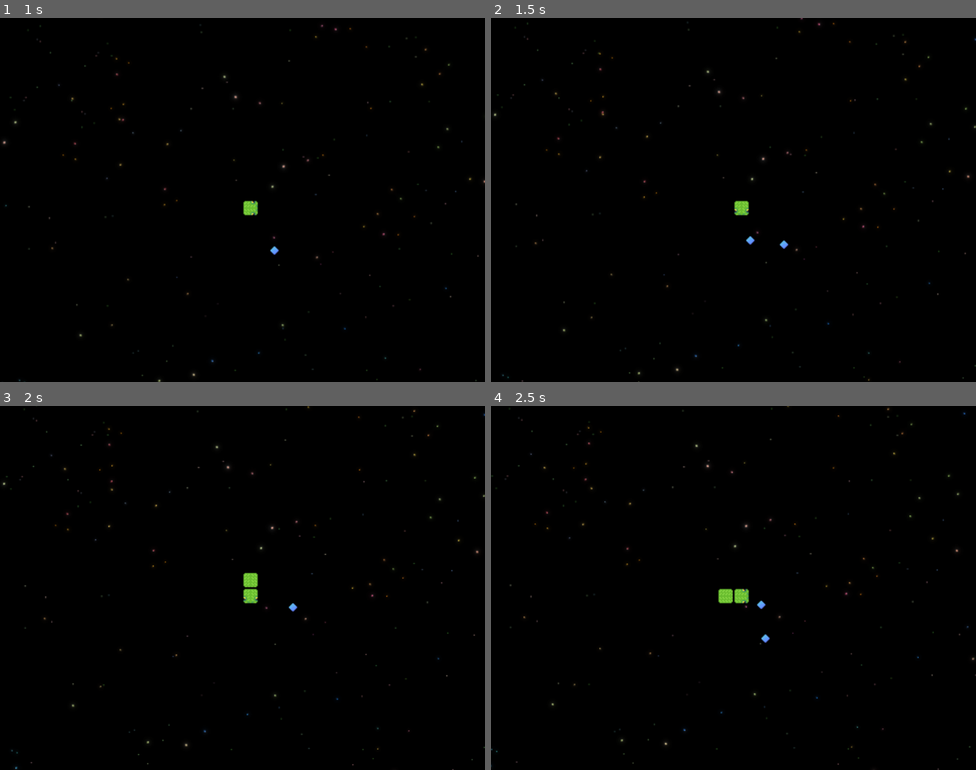
Above: before the commit, frames 1-4 (two rows, left to right).
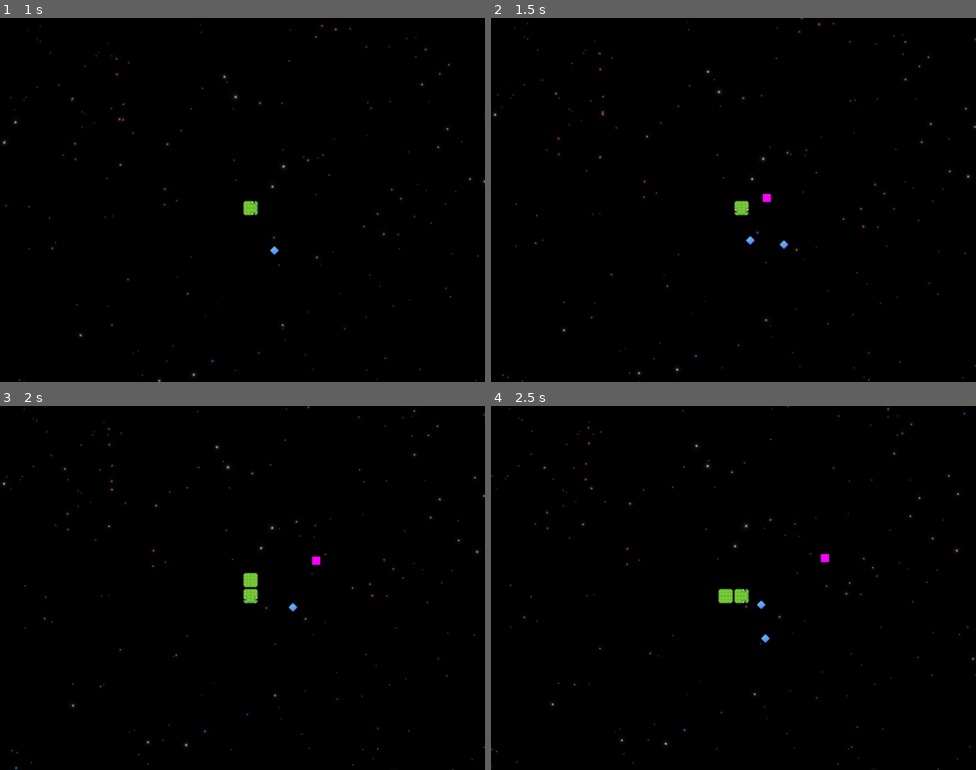
Above: after the commit, the same moments.

Repository: jaerrib/space-snake-survivor
Game: Godot game, scene res://scenes/level/level.tscn
Same seed, same stepped clock (60 frames per second), same inputs: the game is played once before the commit and once after it.
Inputs:
- Up to frame 1 (1 s): hold D (right) from 0.53 s (still down); tap P (xp_spawn) at 0.6 s
- Up to frame 2 (1.5 s): release D (right) at 1.28 s; hold S (down) from 1.28 s (still down); tap P (xp_spawn) at 1.35 s
- Up to frame 3 (2 s): keep holding S (down)
- Up to frame 4 (2.5 s): release S (down) at 2.03 s; hold D (right) from 2.03 s (still down); tap P (xp_spawn) at 2.1 s

Frame 1 is identical in both runs. In frame 2, less than 0.1% of the frame differs, in the area x 55-58%, y 48-51%; in frame 3, less than 0.1%, in the area x 64-67%, y 41-44%; in frame 4, less than 0.1%.

Commit message:
Add weapon manager, update player attack and collision layers

Diff:
--- a/scenes/object_maker/object_maker.gd
+++ b/scenes/object_maker/object_maker.gd
@@ -49,3 +49,8 @@
 	scene.position = start_pos
 	scene.setup(direction, speed, flip_sprite)
 	call_deferred(ADD_OBJECT, scene, start_pos)
+
+
+func add_object(obj: Node, global_position: Vector2) -> void:
+	add_child(obj)
+	obj.global_position = global_position
--- a/scenes/snake/segment.tscn
+++ b/scenes/snake/segment.tscn
@@ -16,7 +16,7 @@
 frame = 1
 
 [node name="Area2D" type="Area2D" parent="."]
-collision_layer = 2
+collision_layer = 0
 collision_mask = 8
 
 [node name="CollisionShape2D" type="CollisionShape2D" parent="Area2D"]
--- a/scenes/snake/snake.tscn
+++ b/scenes/snake/snake.tscn
@@ -1,8 +1,9 @@
-[gd_scene load_steps=6 format=3 uid="uid://myxpskh0ubg0"]
+[gd_scene load_steps=7 format=3 uid="uid://myxpskh0ubg0"]
 
 [ext_resource type="Script" uid="uid://b2nc1ih7ldqom" path="res://scenes/snake/snake.gd" id="1_4ska3"]
 [ext_resource type="PackedScene" uid="uid://8qwve0r7dghn" path="res://scenes/player_cam/player_cam.tscn" id="2_h1wbu"]
 [ext_resource type="Texture2D" uid="uid://mx3estf5ra65" path="res://assets/player/snake.png" id="2_reko3"]
+[ext_resource type="PackedScene" uid="uid://blptdmarkhjn0" path="res://scenes/weapon_manager/weapon_manager.tscn" id="4_reko3"]
 
 [sub_resource type="RectangleShape2D" id="RectangleShape2D_uqw23"]
 size = Vector2(16, 16)
@@ -43,3 +44,5 @@
 [node name="CollisionShape2D" type="CollisionShape2D" parent="HitBox"]
 position = Vector2(8, 8)
 shape = SubResource("RectangleShape2D_h1wbu")
+
+[node name="WeaponManager" parent="." instance=ExtResource("4_reko3")]
--- /dev/null
+++ b/scenes/snake_attack_1/snake_attack_1.gd
@@ -0,0 +1,24 @@
+class_name SnakeAttack1 extends Node2D
+
+@export var delay_time: float = 3.0
+@export var speed_modifier: float = 30
+
+@onready var timer: Timer = $Timer
+
+
+func _ready() -> void:
+	timer.wait_time = delay_time
+
+
+func _on_timer_timeout() -> void:
+	var player: Snake = get_tree().get_first_node_in_group("player")
+	var player_pos: Vector2 = Vector2(player.global_position.x + 4, player.global_position.y + 4)
+	var direction: Vector2 = player.move_direction
+	var projectile_speed: float = player.speed + speed_modifier
+	SignalManager.on_create_projectile.emit(
+		player_pos,
+		direction,
+		projectile_speed,
+		true,
+		Constants.ProjectileType.SNAKE_PROJECTILE_1
+	)
--- a/scenes/snake_attack_1/snake_attack_1.tscn
+++ b/scenes/snake_attack_1/snake_attack_1.tscn
@@ -1,3 +1,11 @@
-[gd_scene format=3 uid="uid://drkk7wfvfe8yo"]
+[gd_scene load_steps=2 format=3 uid="uid://drkk7wfvfe8yo"]
+
+[ext_resource type="Script" uid="uid://o0k457vvhwtu" path="res://scenes/snake_attack_1/snake_attack_1.gd" id="1_pj66j"]
 
 [node name="SnakeAttack1" type="Node2D"]
+script = ExtResource("1_pj66j")
+
+[node name="Timer" type="Timer" parent="."]
+autostart = true
+
+[connection signal="timeout" from="Timer" to="." method="_on_timer_timeout"]
--- a/scenes/weapon_manager/weapon_manager.gd
+++ /dev/null
@@ -1 +0,0 @@
-extends Node2D
--- a/scenes/weapon_manager/weapon_manager.tscn
+++ b/scenes/weapon_manager/weapon_manager.tscn
@@ -1,6 +1,7 @@
 [gd_scene load_steps=2 format=3 uid="uid://blptdmarkhjn0"]
 
-[ext_resource type="Script" uid="uid://cw7k18lwvmwau" path="res://scenes/weapon_manager/weapon_manager.gd" id="1_hx5ju"]
+[ext_resource type="PackedScene" uid="uid://drkk7wfvfe8yo" path="res://scenes/snake_attack_1/snake_attack_1.tscn" id="2_m85e8"]
 
 [node name="WeaponManager" type="Node2D"]
-script = ExtResource("1_hx5ju")
+
+[node name="SnakeAttack1" parent="." instance=ExtResource("2_m85e8")]
Not shown, added: scenes/snake_attack_1/snake_attack_1.gd.uid
Not shown, removed: scenes/weapon_manager/weapon_manager.gd.uid
